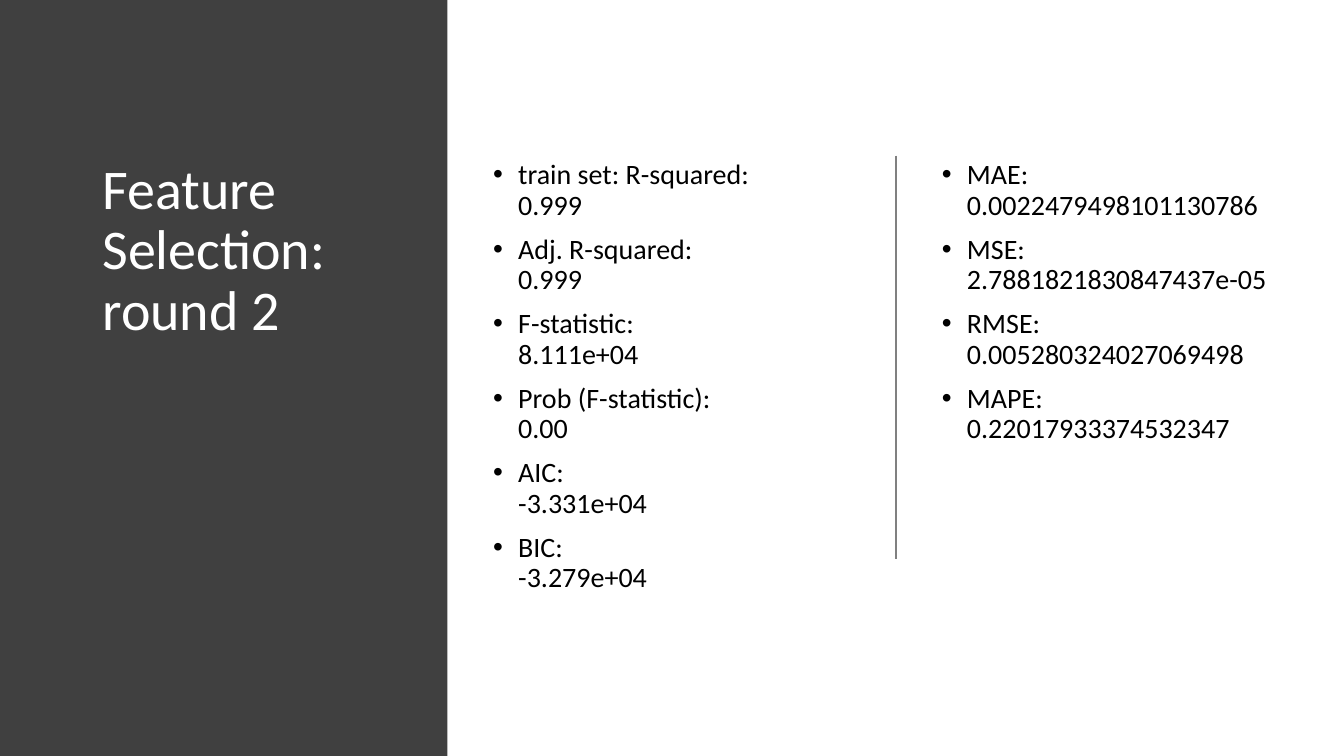
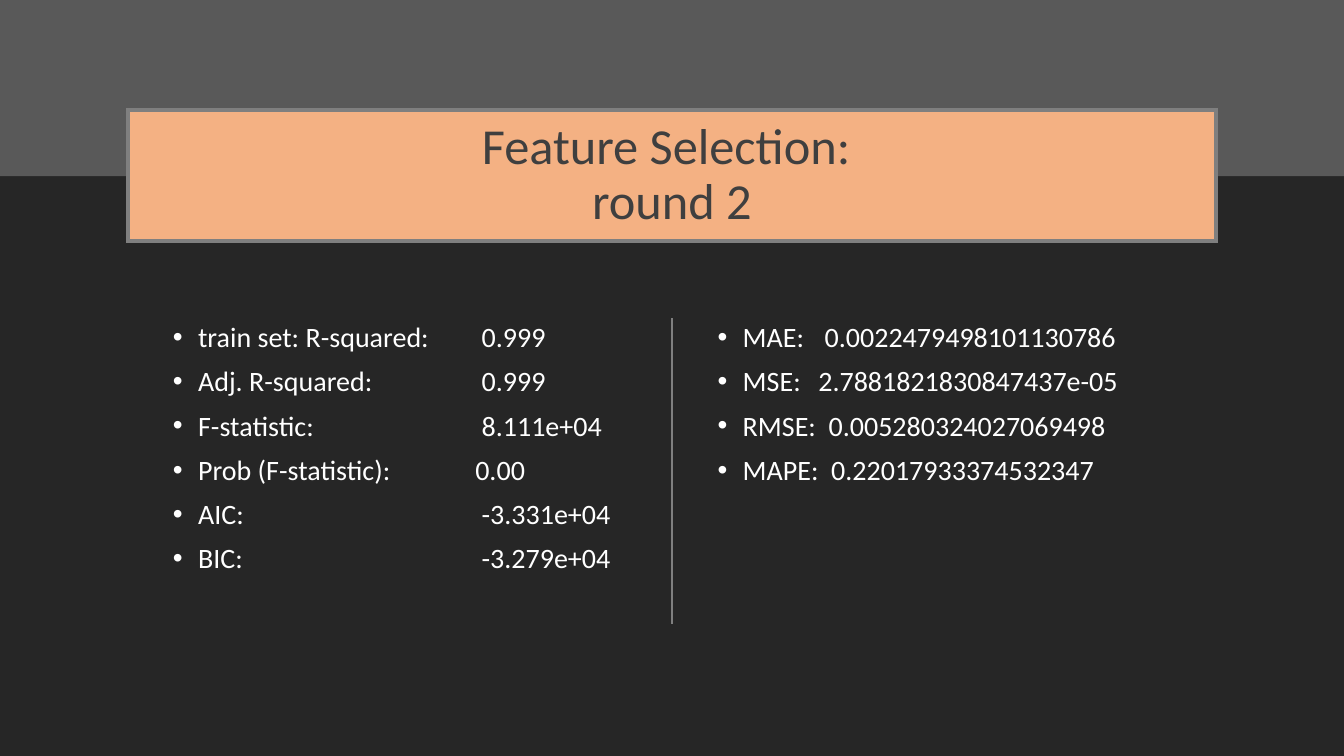
Before and after one commit to kathieking/Thinkful, a slide deck: slide 18 of Capstone 3.pptx. Drawn at 1344x756 pixels with LibreOffice and Linux fonts; fonts in the diff are those of the drawing. Boxes give left, top, right and bottom in pixels: in the first picture for what was removed or moved away, otherwise in the second. Text is boxed around its words. In the diff, an @@ line names an element or a change of style, - is before the commit and + after.

```diff
--- a/Capstone 3.pptx
+++ b/Capstone 3.pptx
@@ background #FFFFFF to #262626 @@
@@ rectangle removed at (0, 0, 448, 756) @@
@@ rectangle added at (0, 0, 1344, 176), fill #595959 @@
@@ title "Feature Selection: round 2": place and size @@
-title "Feature Selection: round 2" at (102, 173, 325, 331)
+title "Feature Selection: round 2" at (128, 110, 1217, 242)
@@ title "Feature Selection: round 2" at (128, 110, 1217, 242): size 40 to 36 pt, text colour #FFFFFF to #3F3F3F; alignment left to centre; vertical alignment top to middle; fill none to #F4B183; outline none to #7F7F7F 3 pt @@
@@ line removed from (896, 155) to (896, 559) @@
@@ text "train set: R-squared: 0.999" at (198, 327, 611, 568): text colour #000000 to #FFFFFF @@
@@ text "train set: R-squared: 0.999": place and size @@
-text "train set: R-squared: 0.999" at (518, 164, 749, 588)
+text "train set: R-squared: 0.999" at (198, 327, 611, 568)
@@ line added from (673, 319) to (673, 624), #7F7F7F 1.5 pt @@
@@ text "MAE: 0.0022479498101130786": place and size @@
-text "MAE: 0.0022479498101130786" at (967, 166, 1266, 439)
+text "MAE: 0.0022479498101130786" at (743, 328, 1117, 480)
@@ text "MAE: 0.0022479498101130786" at (743, 328, 1117, 480): text colour #000000 to #FFFFFF @@
```
Also in this commit, not shown: 8 other slides changed, 2 slides added, 1 slide removed.
